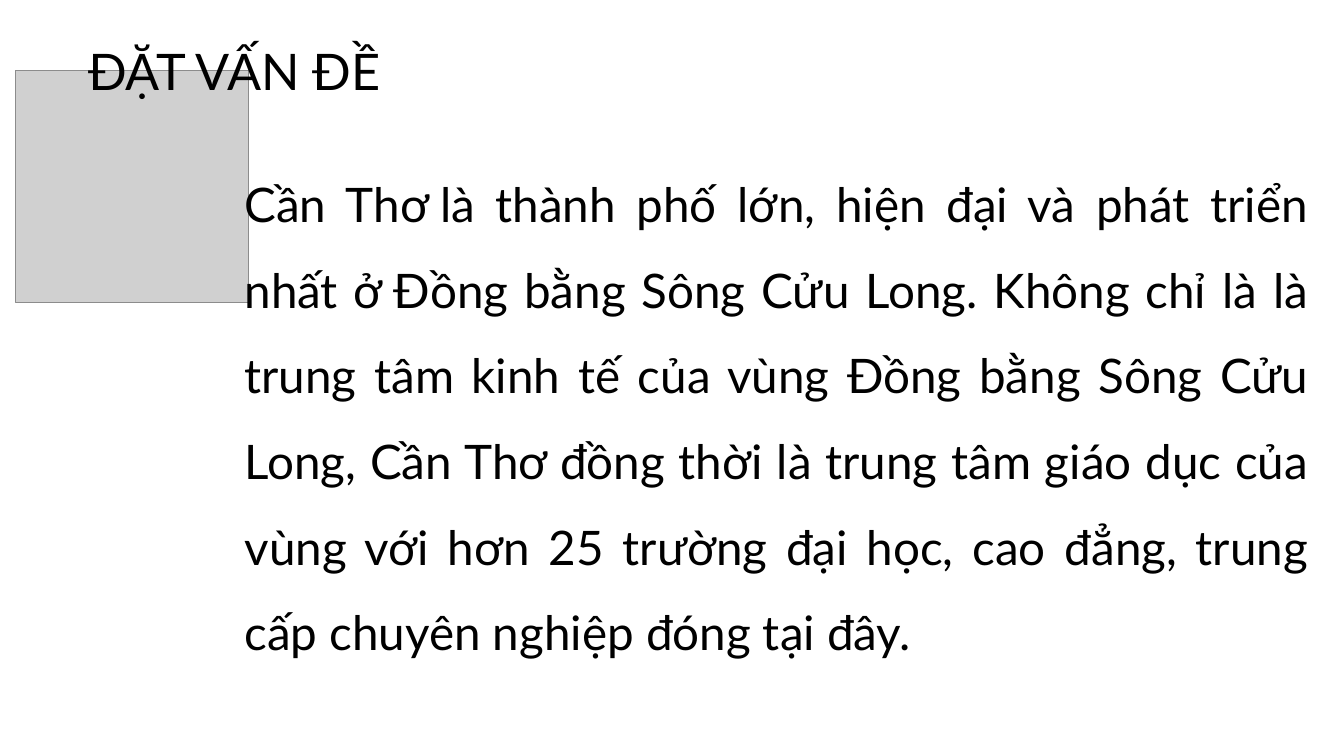
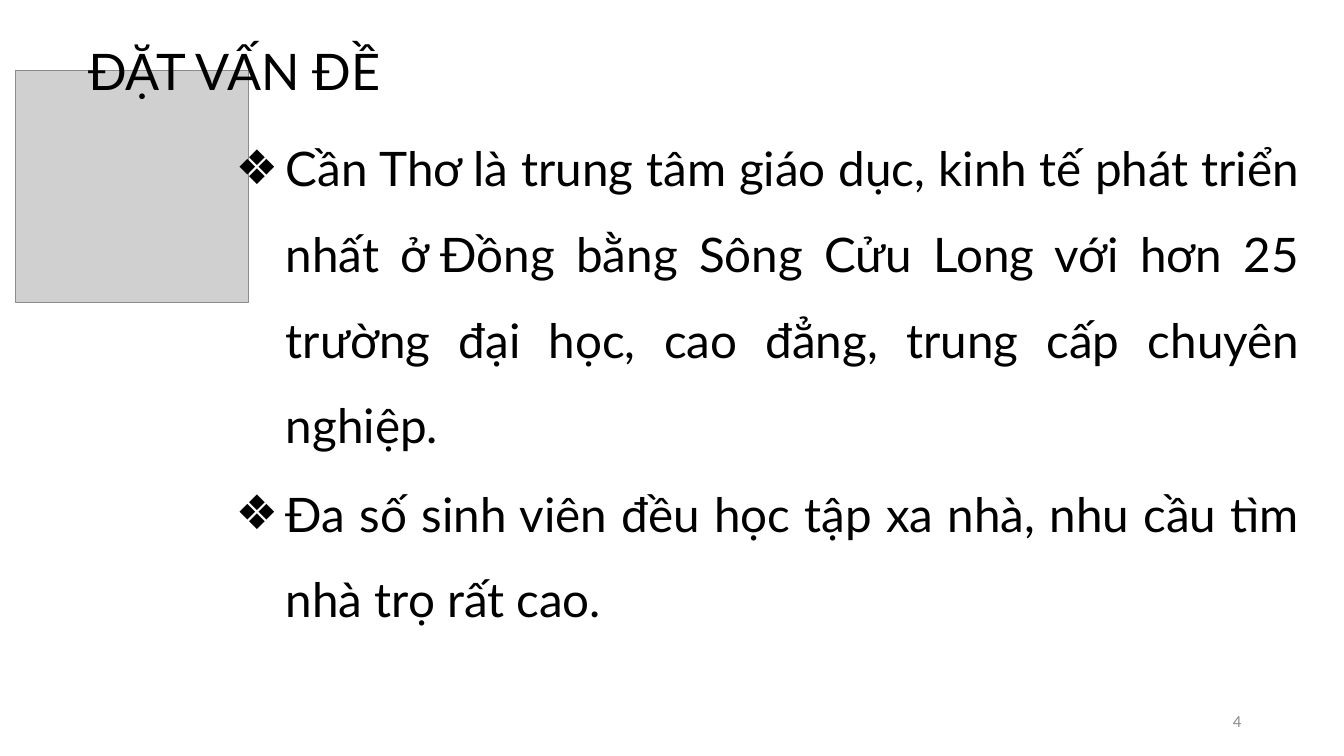
Before and after one commit to minhynguyen/luanvan, a slide deck: slide 4 of LVTN.pptx. Drawn at 1344x756 pixels with LibreOffice and Linux fonts; fonts in the diff are those of the drawing; grey boxes stand for pictures. Boxes give left, top, right and bottom in pixels: in the first picture for what was removed or moved away, otherwise in the second. Text is boxed around its words. In the diff, an @@ line names an element or a change of style, - is before the commit and + after.

```diff
--- a/LVTN.pptx
+++ b/LVTN.pptx
@@ text at <box>286,147,1299,452</box>: text changed @@
-Cần Thơ là thành phố lớn, hiện đại và phát triển nhất ở Đồng bằng Sông Cửu Long. Không chỉ là là trung tâm kinh tế của vùng Đồng bằng Sông Cửu Long, Cần Thơ đồng thời là trung tâm giáo dục của vùng với hơn 25 trường đại học, cao đẳng, trung cấp chuyên nghiệp đóng tại đây.
+❖ Cần Thơ là trung tâm giáo dục, kinh tế phát triển nhất ở Đồng bằng Sông Cửu Long với hơn 25 trường đại học, cao đẳng, trung cấp chuyên nghiệp.
@@ text added at <box>286,494,1299,626</box>, 34 pt, text #000000 @@
+❖ Đa số sinh viên đều học tập xa nhà, nhu cầu tìm nhà trọ rất cao.
@@ page number added at <box>1233,716,1241,727</box>, 12 pt, text #8C8C8C @@
+4
```
Also in this commit, not shown: 28 other slides changed, 1 slide added, 2 slides removed.
